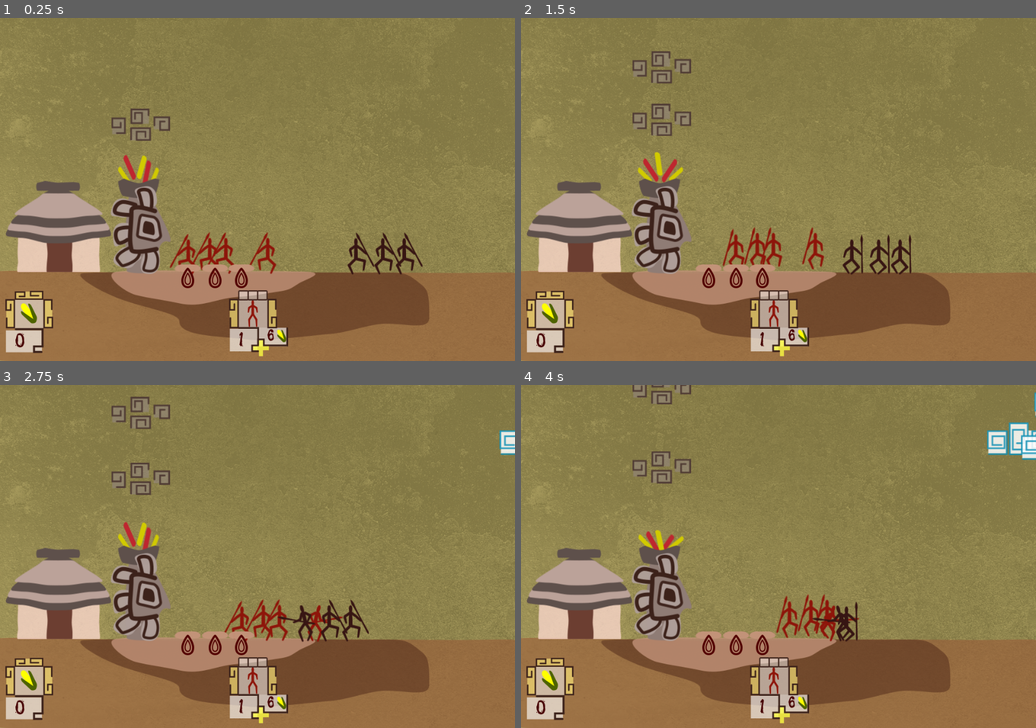
Above: before the commit, frames 1-4 (two rows, left to right).
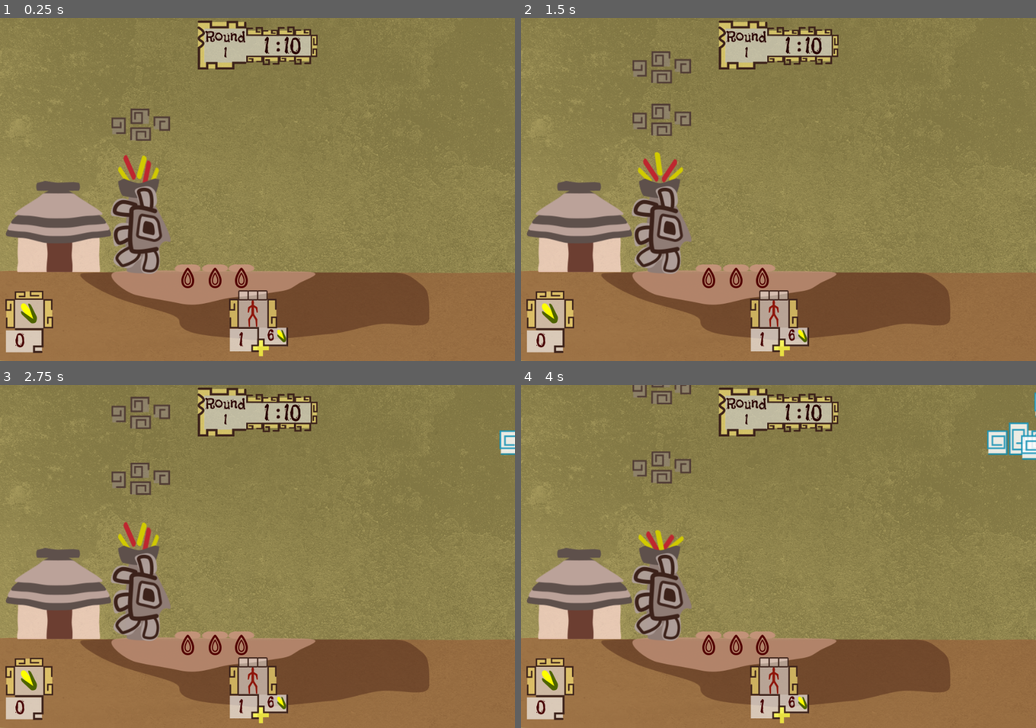
Above: after the commit, the same moments.

Repository: solivo/popol
Game: Godot game, scene res://main/Main.tscn
Two runs of this game, one before a commit and one after it. Both use one fixed random seed, a clock stepped at 60 frames per second and the inputs below.
Inputs (mouse positions are in pixels of both pictures, inside the frame that each line leads up to):
- Up to frame 1 (0.25 s): no input
- Up to frame 2 (1.5 s): move the mouse to (891, 172) at 0.52 s; press the mouse at (891, 172) at 0.53 s; move the mouse to (675, 206) at 1.27 s; release the mouse at (675, 206) at 1.28 s; click (675, 206) at 1.35 s
- Up to frame 3 (2.75 s): move the mouse to (309, 481) at 2.02 s; press the mouse at (309, 481) at 2.03 s
- Up to frame 4 (4 s): move the mouse to (752, 625) at 2.77 s; release the mouse at (752, 625) at 2.78 s; click (752, 625) at 2.85 s; move the mouse to (933, 607) at 3.52 s; press the mouse at (933, 607) at 3.53 s

The runs differ from the first frame. In frame 1, 3.8% of the frame differs, in the area x 32-83%, y 0-75%; in frame 2, 3.8%, in the area x 38-76%, y 0-75%; in frame 3, 3.8%; in frame 4, 3.5%.

Commit message:
Round Panel GUI created

Diff:
--- a/main/Main.tscn
+++ b/main/Main.tscn
@@ -6,13 +6,15 @@
 [ext_resource path="res://scenes/gui/assets/units_panel/progress_bar_empty.png" type="Texture" id=4]
 [ext_resource path="res://scenes/gui/assets/units_panel/progress_bar_inner.png" type="Texture" id=5]
 [ext_resource path="res://scenes/gui/assets/fonts/font_panel.tres" type="DynamicFont" id=6]
-[ext_resource path="res://scenes/gui/assets/fonts/Flavors-Regular.ttf" type="DynamicFontData" id=7]
+[ext_resource path="res://scenes/gui/assets/fonts/font_cost_panel.tres" type="DynamicFont" id=7]
 [ext_resource path="res://scenes/gui/assets/corn_amount_panel/corn_amount_panel.png" type="Texture" id=8]
+[ext_resource path="res://scenes/gui/assets/round_panel/round_panel.png" type="Texture" id=9]
+[ext_resource path="res://scenes/gui/assets/fonts/Flavors-Regular.ttf" type="DynamicFontData" id=10]
+[ext_resource path="res://scenes/gui/assets/fonts/timer_round_font.tres" type="DynamicFont" id=11]
 
 [sub_resource type="DynamicFont" id=1]
-size = 30
-use_filter = true
-font_data = ExtResource( 7 )
+size = 28
+font_data = ExtResource( 10 )
 
 [node name="Node" type="Node"]
 
@@ -25,6 +27,7 @@
 script = ExtResource( 2 )
 
 [node name="MainPanel" type="HBoxContainer" parent="GUI"]
+editor/display_folded = true
 anchor_left = 0.5
 anchor_top = 1.0
 anchor_right = 0.5
@@ -76,7 +79,7 @@
 margin_top = -68.2453
 margin_right = -18.9868
 margin_bottom = -29.2453
-custom_fonts/font = SubResource( 1 )
+custom_fonts/font = ExtResource( 7 )
 custom_colors/font_color = Color( 0.278431, 0.0156863, 0.0156863, 1 )
 text = "6"
 align = 1
@@ -113,9 +116,98 @@
 text = "0"
 align = 1
 
+[node name="RoundPanelContainer" type="MarginContainer" parent="GUI"]
+anchor_left = 0.5
+anchor_right = 0.5
+margin_left = -112.0
+margin_right = 112.0
+margin_bottom = 99.0
+custom_constants/margin_top = 5
+
+[node name="RoundPanel" type="TextureRect" parent="GUI/RoundPanelContainer"]
+margin_top = 5.0
+margin_right = 224.0
+margin_bottom = 99.0
+texture = ExtResource( 9 )
+
+[node name="RoundTitleLabel" type="Label" parent="GUI/RoundPanelContainer/RoundPanel"]
+anchor_top = 0.5
+anchor_bottom = 0.5
+margin_left = 15.2886
+margin_top = -52.4652
+margin_right = 90.2886
+margin_bottom = 20.0348
+custom_fonts/font = SubResource( 1 )
+custom_colors/font_color = Color( 0.156863, 0.00784314, 0.00784314, 1 )
+custom_constants/line_spacing = -9
+text = "Round"
+align = 1
+valign = 1
+
+[node name="RoundCountLabel" type="Label" parent="GUI/RoundPanelContainer/RoundPanel"]
+anchor_top = 0.5
+anchor_bottom = 0.5
+margin_left = 14.8254
+margin_top = -22.8145
+margin_right = 89.8254
+margin_bottom = 49.6855
+custom_fonts/font = SubResource( 1 )
+custom_colors/font_color = Color( 0.156863, 0.00784314, 0.00784314, 1 )
+custom_constants/line_spacing = -9
+text = "1"
+align = 1
+valign = 1
+
+[node name="SecondsLabel" type="Label" parent="GUI/RoundPanelContainer/RoundPanel"]
+anchor_top = 0.5
+anchor_bottom = 0.5
+margin_left = 139.844
+margin_top = -36.7813
+margin_right = 214.844
+margin_bottom = 35.7187
+custom_fonts/font = ExtResource( 11 )
+custom_colors/font_color = Color( 0.156863, 0.00784314, 0.00784314, 1 )
+custom_constants/line_spacing = -9
+text = "10"
+align = 1
+valign = 1
+
+[node name="MinutesLabel" type="Label" parent="GUI/RoundPanelContainer/RoundPanel"]
+anchor_top = 0.5
+anchor_bottom = 0.5
+margin_left = 92.0
+margin_top = -36.7813
+margin_right = 167.0
+margin_bottom = 35.7187
+custom_fonts/font = ExtResource( 11 )
+custom_colors/font_color = Color( 0.156863, 0.00784314, 0.00784314, 1 )
+custom_constants/line_spacing = -9
+text = "1"
+align = 1
+valign = 1
+
+[node name="SeparatorLabel" type="Label" parent="GUI/RoundPanelContainer/RoundPanel"]
+anchor_top = 0.5
+anchor_bottom = 0.5
+margin_left = 113.851
+margin_top = -42.0
+margin_right = 188.851
+margin_bottom = 30.5
+custom_fonts/font = ExtResource( 11 )
+custom_colors/font_color = Color( 0.156863, 0.00784314, 0.00784314, 1 )
+custom_constants/line_spacing = -9
+text = ":"
+align = 1
+valign = 1
+
 [node name="CloudsController" type="Control" parent="GUI"]
-margin_right = 959.0
-margin_bottom = 341.0
+editor/display_folded = true
+anchor_right = 1.0
+anchor_bottom = 1.0
+margin_left = -0.540344
+margin_top = 0.540359
+margin_right = -0.540344
+margin_bottom = 0.540344
 [connection signal="corn_amount_changed" from="World" to="GUI" method="_on_World_corn_amount_changed"]
 [connection signal="progress_unit_creation_changed" from="World" to="GUI" method="_on_World_progress_unit_creation_changed"]
 [connection signal="units_amount_changed" from="World" to="GUI" method="_on_World_units_amount_changed"]
--- /dev/null
+++ b/scenes/gui/assets/fonts/font_cost_panel.tres
@@ -0,0 +1,8 @@
+[gd_resource type="DynamicFont" load_steps=2 format=2]
+
+[ext_resource path="res://scenes/gui/assets/fonts/Flavors-Regular.ttf" type="DynamicFontData" id=1]
+
+[resource]
+size = 30
+use_filter = true
+font_data = ExtResource( 1 )
--- /dev/null
+++ b/scenes/gui/assets/fonts/timer_round_font.tres
@@ -0,0 +1,7 @@
+[gd_resource type="DynamicFont" load_steps=2 format=2]
+
+[ext_resource path="res://scenes/gui/assets/fonts/Flavors-Regular.ttf" type="DynamicFontData" id=1]
+
+[resource]
+size = 45
+font_data = ExtResource( 1 )
--- a/world/World.tscn
+++ b/world/World.tscn
@@ -1,12 +1,10 @@
-[gd_scene load_steps=13 format=2]
+[gd_scene load_steps=11 format=2]
 
 [ext_resource path="res://world/World.gd" type="Script" id=1]
 [ext_resource path="res://world/assets/background.png" type="Texture" id=2]
 [ext_resource path="res://world/Cloud_border.gd" type="Script" id=3]
 [ext_resource path="res://world/ground.png" type="Texture" id=4]
 [ext_resource path="res://scenes/building/Building.tscn" type="PackedScene" id=5]
-[ext_resource path="res://scenes/human/warrior/Warrior.tscn" type="PackedScene" id=6]
-[ext_resource path="res://scenes/human/enemy/warrior/WarriorEnemy.tscn" type="PackedScene" id=7]
 
 [sub_resource type="RectangleShape2D" id=1]
 extents = Vector2( 480, 240 )
@@ -95,27 +93,6 @@
 [node name="CloudSpawnTimer" type="Timer" parent="."]
 
 [node name="UnitCreationTimer" type="Timer" parent="."]
-
-[node name="Warrior" parent="." instance=ExtResource( 6 )]
-position = Vector2( 488.091, 439.312 )
-
-[node name="Warrior2" parent="." instance=ExtResource( 6 )]
-position = Vector2( 410, 439.312 )
-
-[node name="Warrior3" parent="." instance=ExtResource( 6 )]
-position = Vector2( 340, 442.213 )
-
-[node name="Warrior4" parent="." instance=ExtResource( 6 )]
-position = Vector2( 380, 439.312 )
-
-[node name="WarriorEnemy2" parent="." instance=ExtResource( 7 )]
-position = Vector2( 764.5, 439.312 )
-
-[node name="WarriorEnemy4" parent="." instance=ExtResource( 7 )]
-position = Vector2( 724.5, 439.312 )
-
-[node name="WarriorEnemy3" parent="." instance=ExtResource( 7 )]
-position = Vector2( 674.5, 439.312 )
 [connection signal="unit_created" from="." to="Building" method="_on_World_unit_created"]
 [connection signal="body_entered" from="CloudBorder/RainArea" to="CloudBorder" method="_on_RainArea_body_entered"]
 [connection signal="body_exited" from="CloudBorder/RainArea" to="CloudBorder" method="_on_RainArea_body_exited"]
Not shown: 1 places in main/Main.tscn that only renumber resources
Binary file added: scenes/gui/assets/round_panel/round_panel.png
Not shown, added: scenes/gui/assets/round_panel/round_panel.png.import
